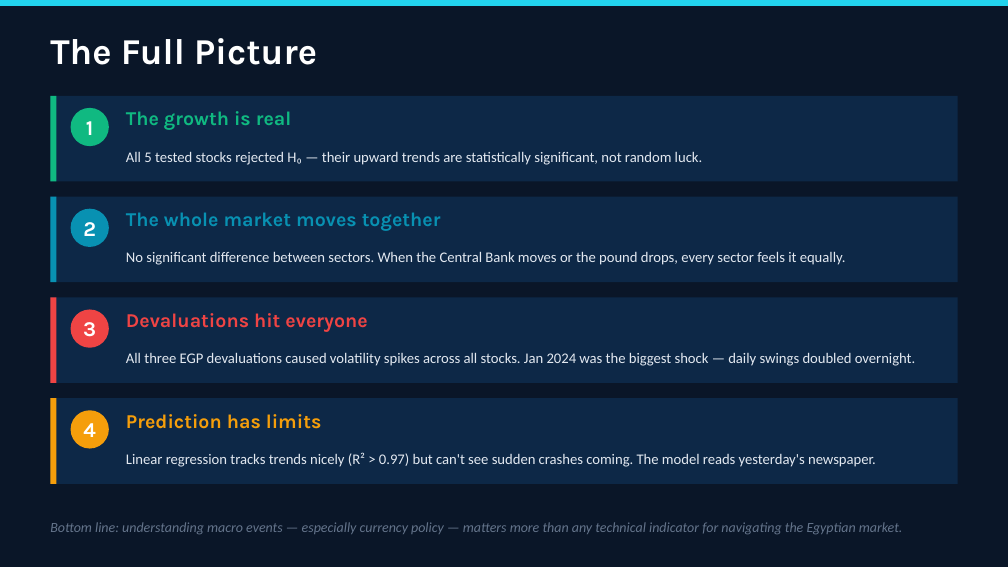
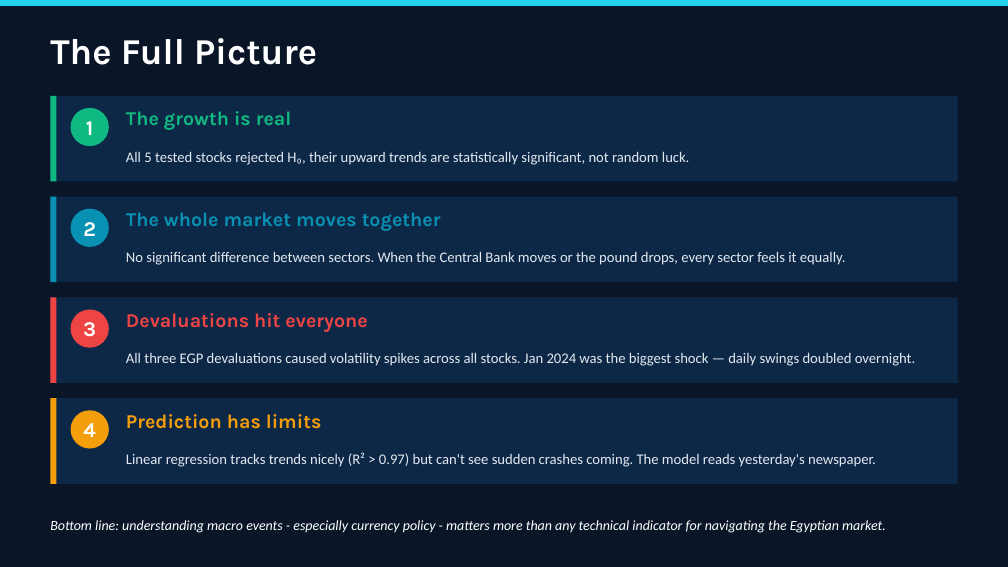
Before and after one commit to mohamedredasafan1/dataroom, a slide deck: slide 10 of EGX30_Presentation_Final.pptx. Drawn at 1008x567 pixels with LibreOffice and Linux fonts; fonts in the diff are those of the drawing. Boxes give left, top, right and bottom in pixels: in the first picture for what was removed or moved away, otherwise in the second. Text is boxed around its words. In the diff, an @@ line names an element or a change of style, - is before the commit and + after.

```diff
--- a/EGX30_Presentation_Final.pptx
+++ b/EGX30_Presentation_Final.pptx
@@ text at [126,151,690,165]: text changed @@
-All 5 tested stocks rejected H₀ — their upward trends are statistically significant, not random luck.
+All 5 tested stocks rejected H₀, their upward trends are statistically significant, not random luck.
@@ text at [50,520,886,533]: text changed; text colour #64748B to #FFFFFF @@
-Bottom line: understanding macro events — especially currency policy — matters more than any technical indicator for navigating the Egyptian market.
+Bottom line: understanding macro events - especially currency policy - matters more than any technical indicator for navigating the Egyptian market.
```
Also in this commit, not shown: 9 other slides changed.
